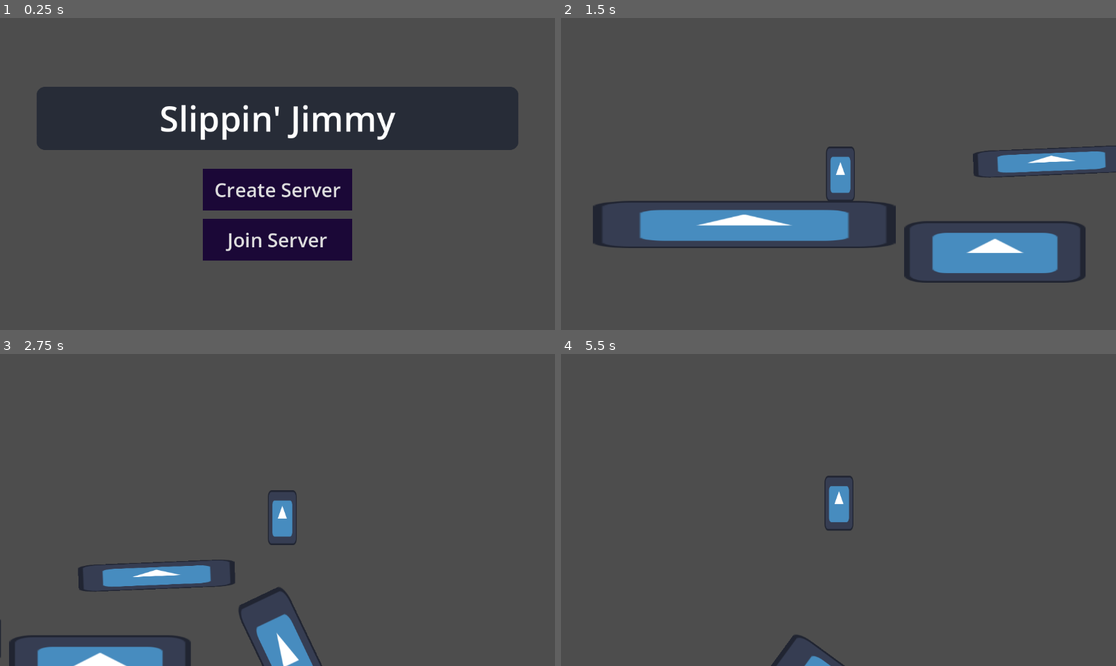
Above: before the commit, frames 1-4 (two rows, left to right).
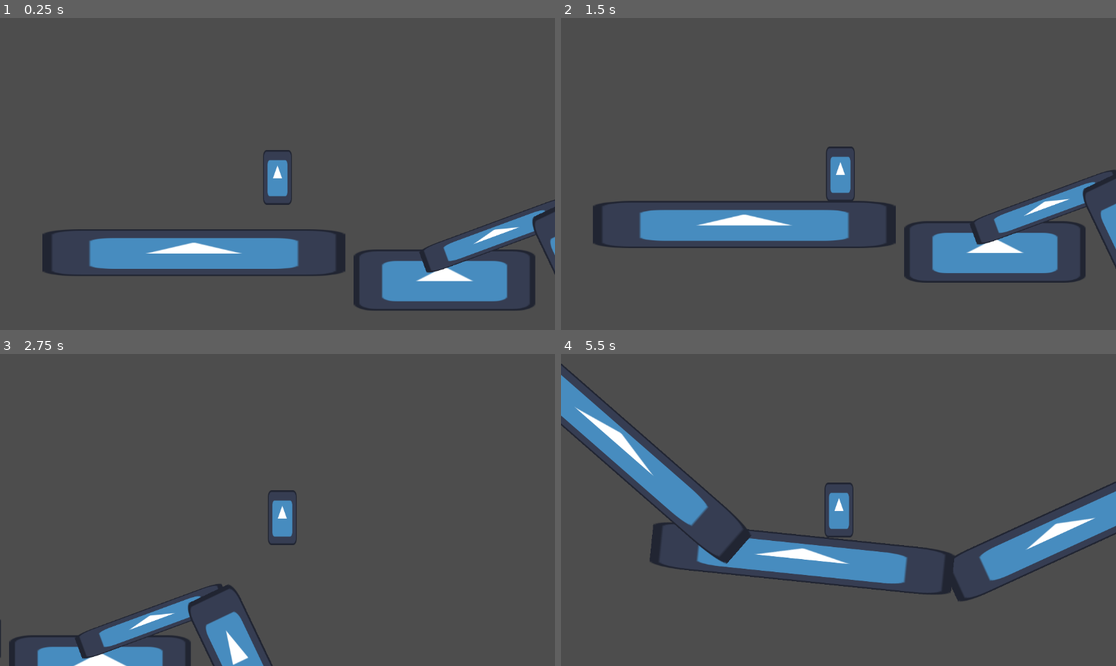
Above: after the commit, the same moments.

Repository: abnormalhare/platformer-test
Game: Godot game, scene res://menu.tscn
Same seed, same stepped clock (60 frames per second), same inputs: the game is played once before the commit and once after it. The engine's default icon, where the game draws it, is replaced by a stand-in: a white triangle on a blue panel in a dark square.
Inputs (mouse positions are in pixels of both pictures, inside the frame that each line leads up to):
- Up to frame 1 (0.25 s): no input
- Up to frame 2 (1.5 s): click (838, 189) at 0.5 s, where only the run before the commit has a clickable "Create Server"; tap Enter at 1.25 s; hold D (move_right) from 1.28 s (still down)
- Up to frame 3 (2.75 s): keep holding D (move_right); tap W (jump) at 1.52, 2.27 s
- Up to frame 4 (5.5 s): release D (move_right) at 2.78 s; hold A (move_left) 2.78-3.53 s; hold D (move_right) 3.53-5.03 s; tap W (jump) at 3.77, 4.52, 5.27 s; hold A (move_left) from 5.03 s (still down)

The runs differ from the first frame. In frame 1, 33% of the frame differs, in the area x 6-100%, y 22-94%; in frame 2, 3.2%; in frame 3, 5.6%; in frame 4, 12%.

Commit message:
Implement Death Zones and Menu

Diff:
--- /dev/null
+++ b/global.gd
@@ -0,0 +1,4 @@
+extends Node
+
+var players := {};
+var players_loaded := 0;
--- /dev/null
+++ b/lobby.gd
@@ -0,0 +1,71 @@
+extends Node
+
+signal player_connected(peer_id, player_info)
+signal player_disconnected(peer_id)
+signal server_disconnected
+
+const IP_ADDRESS = "127.0.0.1";
+const PORT := 26000;
+
+var player_info = {"name": "Name"}
+
+func _ready():
+	multiplayer.peer_connected.connect(_on_player_connected);
+	multiplayer.peer_disconnected.connect(_on_player_disconnected);
+
+func create_server():
+	var peer = ENetMultiplayerPeer.new();
+	var err = peer.create_server(PORT, 2);
+	if err:
+		return err;
+
+	multiplayer.multiplayer_peer = peer;
+
+	Global.players[1] = player_info;
+	player_connected.emit(1, player_info)
+
+func create_client():
+	var peer = ENetMultiplayerPeer.new();
+	var err = peer.create_client(IP_ADDRESS, PORT);
+	if err:
+		return err;
+	multiplayer.multiplayer_peer = peer;
+
+func remove_multiplayer_peer():
+	multiplayer.multiplayer_peer = OfflineMultiplayerPeer.new();
+	Global.players.clear();
+
+@rpc("call_local", "reliable")
+func load_game():
+	get_tree().change_scene_to_file("res://world.tscn")
+
+@rpc("any_peer", "call_local", "reliable")
+func player_loaded():
+	if multiplayer.is_server():
+		load_game();
+
+func _on_player_connected(id):
+	_register_player.rpc_id(id, player_info)
+
+@rpc("any_peer", "reliable")
+func _register_player(new_player_info):
+	var new_player_id = multiplayer.get_remote_sender_id();
+	Global.players[new_player_id] = new_player_info;
+	player_connected.emit(new_player_id, new_player_info);
+
+func _on_player_disconnected(id):
+	Global.players.erase(id)
+	player_disconnected.emit(id)
+
+func _on_connected_ok():
+	var peer_id = multiplayer.get_unique_id()
+	Global.players[peer_id] = player_info
+	player_connected.emit(peer_id, player_info)
+
+func _on_connected_fail():
+	remove_multiplayer_peer()
+
+func _on_server_disconnected():
+	remove_multiplayer_peer()
+	Global.players.clear()
+	server_disconnected.emit()
--- a/menu.gd
+++ b/menu.gd
@@ -1,6 +1,10 @@
 extends Control
 
-
+func _ready():
+	Lobby.player_loaded.rpc_id(1);
 
 func _on_create_pressed():
-	get_tree().change_scene_to_file("res://world.tscn")
+	Lobby.create_server();
+
+func _on_join_pressed():
+	Lobby.create_client();
--- a/menu.tscn
+++ b/menu.tscn
@@ -3,7 +3,7 @@
 [ext_resource type="Theme" uid="uid://bo5mtut0sjhmh" path="res://theme.tres" id="1_lti8b"]
 [ext_resource type="Script" uid="uid://dqsgiqc3iod6h" path="res://menu.gd" id="1_ouk20"]
 
-[node name="Control" type="Control"]
+[node name="multi" type="Control"]
 layout_mode = 3
 anchors_preset = 15
 anchor_right = 1.0
@@ -61,3 +61,4 @@
 text = "Join Server"
 
 [connection signal="pressed" from="VBoxContainer/HBoxContainer/VBoxContainer/Create" to="." method="_on_create_pressed"]
+[connection signal="pressed" from="VBoxContainer/HBoxContainer/VBoxContainer/Join" to="." method="_on_join_pressed"]
--- a/project.godot
+++ b/project.godot
@@ -14,6 +14,11 @@
 run/main_scene="uid://duvnw6qfayepk"
 config/features=PackedStringArray("4.4", "Forward Plus")
 config/icon="res://icon.svg"
+
+[autoload]
+
+Global="*res://global.gd"
+Lobby="*res://lobby.gd"
 
 [input]
 
--- a/world.tscn
+++ b/world.tscn
@@ -52,32 +52,28 @@
 scale = Vector2(26.9324, -2.55105)
 
 [node name="plat006" parent="Platforms" instance=ExtResource("3_tlwt5")]
-position = Vector2(1402, 1753)
+position = Vector2(3218, 1743)
+rotation = 0.0592947
 scale = Vector2(7.2266, 1.13293)
 
 [node name="plat007" parent="Platforms" instance=ExtResource("3_tlwt5")]
-position = Vector2(2152, 1637)
-rotation = -0.196315
-scale = Vector2(7.2266, 1.13293)
+position = Vector2(2138, 1334)
+rotation = -0.43027
+scale = Vector2(5.79258, 1.15984)
 
 [node name="plat008" parent="Platforms" instance=ExtResource("3_tlwt5")]
-position = Vector2(1774, 1401)
+position = Vector2(1603, 1388)
 rotation = 0.102524
 scale = Vector2(7.2266, 1.13293)
 
 [node name="plat009" parent="Platforms" instance=ExtResource("3_tlwt5")]
-position = Vector2(567, 316)
-rotation = -0.0407085
+position = Vector2(557, 410)
+rotation = -0.353394
 scale = Vector2(3.73613, 0.653386)
 
 [node name="plat010" parent="Platforms" instance=ExtResource("3_tlwt5")]
-position = Vector2(842, 495)
+position = Vector2(737, 490)
 rotation = -0.444991
-scale = Vector2(-1.29235, 3.50977)
-
-[node name="plat011" parent="Platforms" instance=ExtResource("3_tlwt5")]
-position = Vector2(1887, 897)
-rotation = -0.938361
 scale = Vector2(-1.29235, 3.50977)
 
 [node name="plat012" parent="Platforms" instance=ExtResource("3_tlwt5")]
@@ -85,19 +81,15 @@
 rotation = 0.592958
 scale = Vector2(-1.29235, 3.50977)
 
-[node name="plat013" parent="Platforms" instance=ExtResource("3_tlwt5")]
-position = Vector2(1047, 718)
-rotation = -0.0407085
-scale = Vector2(3.73613, 0.653386)
-
 [node name="plat014" parent="Platforms" instance=ExtResource("3_tlwt5")]
 position = Vector2(7335, 1737)
 rotation = 1.12049
 scale = Vector2(-1.29235, 3.50977)
 
 [node name="plat015" parent="Platforms" instance=ExtResource("3_tlwt5")]
-position = Vector2(2902, 1330)
-scale = Vector2(6.18834, 8.37588)
+position = Vector2(2565, 1415)
+rotation = 0.65322
+scale = Vector2(7.2266, 1.13293)
 
 [node name="plat016" parent="Platforms" instance=ExtResource("3_tlwt5")]
 position = Vector2(1213, 1146)
Not shown, added: global.gd.uid
Not shown, added: lobby.gd.uid
